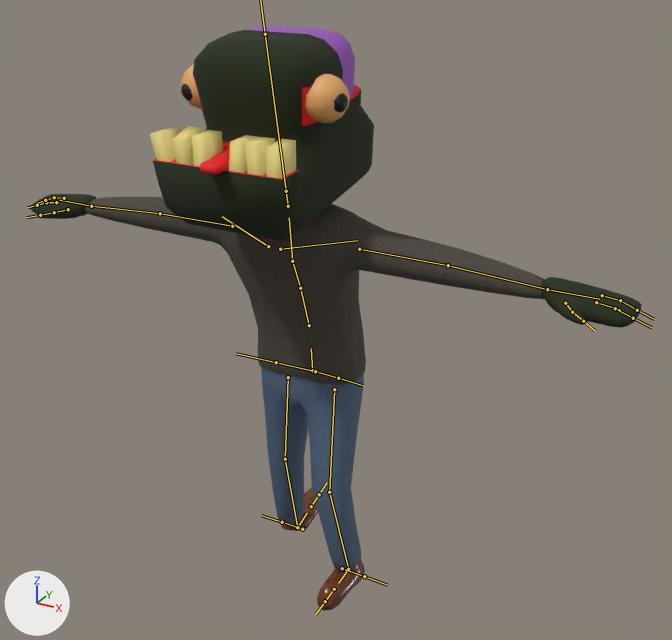
The FBX model The Last Typist 3D/Assets/3D Models/Zombie_1.fbx as it was, and as the next commit left it.
Both versions are drawn from a 50 mm camera at (1.227, -2.233, 1.911) aimed at (0.085, -0.157, 0.873). The axes (+X, +Y, +Z) are drawn at lower left. The lights are the same throughout. Both versions are drawn at frame 106 of the action 'metarig|metarigAction'; the numbers are the values there. The bones that bend it are drawn over the model as lines.

Names of what the first picture shows: 'Zombie'.
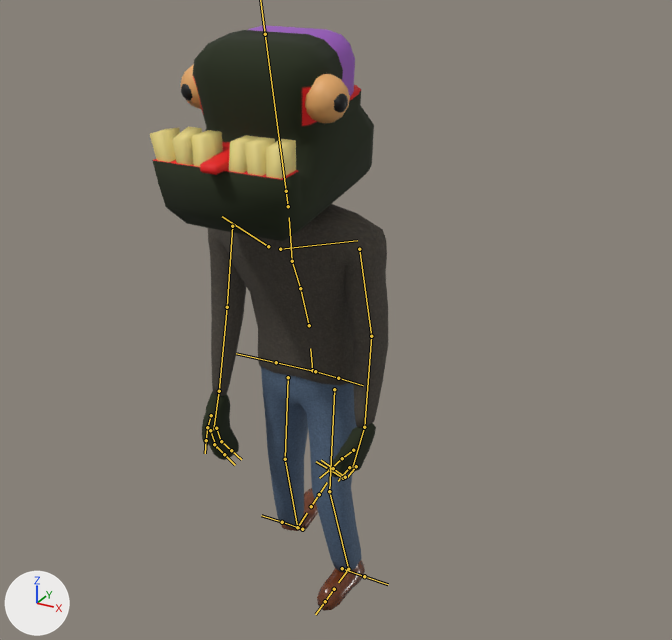
Commit message: Zombie_1 Couple of anims

Changed parts and their boxes [x1, y1, x2, y2] in the pictures (672 x 640 px):
'Zombie', posed (61% narrower): before [31, 25, 642, 611]; after [150, 25, 388, 611]
bone 'upper_arm.L', root to tip: before (359, 249) to (448, 265); after (359, 249) to (371, 336)
bone 'forearm.L', root to tip: before (448, 265) to (547, 289); after (371, 336) to (364, 427)
bone 'hand.L', root to tip: before (547, 289) to (599, 299); after (364, 427) to (352, 467)
bone 'palm.01.L', root to tip: before (596, 302) to (620, 310); after (349, 467) to (338, 481)
bone 'f_index.01.L', root to tip: before (615, 308) to (633, 318); after (343, 478) to (329, 469)
bone 'thumb.01.L', root to tip: before (565, 303) to (572, 312); after (353, 450) to (342, 458)
bone 'palm.02.L', root to tip: before (602, 295) to (620, 300); after (356, 466) to (347, 477)
bone 'f_middle.01.L', root to tip: before (620, 300) to (637, 310); after (345, 477) to (333, 468)
bone 'upper_arm.R', root to tip: before (232, 226) to (160, 213); after (232, 226) to (227, 307)
bone 'forearm.R', root to tip: before (160, 213) to (91, 206); after (227, 307) to (219, 391)
bone 'palm.01.R', root to tip: before (56, 202) to (43, 202); after (210, 430) to (216, 448)
bone 'f_index.01.R', root to tip: before (46, 202) to (37, 205); after (214, 444) to (224, 454)
bone 'thumb.01.R', root to tip: before (68, 209) to (54, 212); after (211, 415) to (207, 427)
bone 'palm.02.R', root to tip: before (64, 198) to (54, 197); after (216, 428) to (221, 441)
bone 'f_middle.01.R', root to tip: before (54, 197) to (45, 200); after (221, 441) to (231, 450)

Diff of the bpy script that builds the scene:
```diff
--- a/The Last Typist 3D/Assets/3D Models/Zombie_1.fbx.py
+++ b/The Last Typist 3D/Assets/3D Models/Zombie_1.fbx.py
@@ bone_upper_arm_l @@
 bone_upper_arm_l = bpy.data.objects['metarig'].pose.bones['upper_arm.L']  # child of 'shoulder.L'
-bone_upper_arm_l.rotation_quaternion = (1.0, 0.0, 0.0, 0.0)  # degrees (0, 0, 0)
+bone_upper_arm_l.rotation_quaternion = (0.747, 0.142, 0.013, -0.649)  # degrees (12, 12, -81)
@@ bone_forearm_l @@
 bone_forearm_l = bpy.data.objects['metarig'].pose.bones['forearm.L']  # child of 'upper_arm.L'
-bone_forearm_l.rotation_quaternion = (1.0, 0.0, 0.0, 0.0)  # degrees (0, 0, 0)
+bone_forearm_l.rotation_quaternion = (0.988, 0.152, -0.004, -0.002)  # degrees (17, 0, 0)
@@ bone_hand_l @@
 bone_hand_l = bpy.data.objects['metarig'].pose.bones['hand.L']  # child of 'forearm.L'
-bone_hand_l.rotation_quaternion = (1.0, 0.0, 0.0, 0.0)  # degrees (0, 0, 0)
+bone_hand_l.rotation_quaternion = (0.991, 0.033, -0.009, -0.126)  # degrees (4, -1, -14)
@@ bone_palm_01_l @@
 bone_palm_01_l = bpy.data.objects['metarig'].pose.bones['palm.01.L']  # child of 'hand.L'
-bone_palm_01_l.location = (0.0, 0.0, 0.0)
-bone_palm_01_l.rotation_quaternion = (1.0, 0.0, 0.001, 0.0)  # degrees (0, 0, 0)
+bone_palm_01_l.location = (0.0, -0.001, -0.001)
+bone_palm_01_l.rotation_quaternion = (0.99, 0.137, -0.001, 0.018)  # degrees (16, 0, 2)
@@ bone_f_index_01_l @@
 bone_f_index_01_l = bpy.data.objects['metarig'].pose.bones['f_index.01.L']  # child of 'palm.01.L'
-bone_f_index_01_l.location = (0.0, 0.0, 0.0)
-bone_f_index_01_l.rotation_quaternion = (1.0, 0.0, 0.0, 0.0)  # degrees (0, 0, 0)
+bone_f_index_01_l.location = (0.001, -0.005, -0.004)
+bone_f_index_01_l.rotation_quaternion = (0.838, 0.528, 0.004, 0.136)  # degrees (63, -8, 14)
@@ bone_thumb_01_l @@
 bone_thumb_01_l = bpy.data.objects['metarig'].pose.bones['thumb.01.L']  # child of 'palm.01.L'
-bone_thumb_01_l.location = (0.0, 0.0, 0.0)
-bone_thumb_01_l.rotation_quaternion = (1.0, 0.0, 0.0, 0.0)  # degrees (0, 0, 0)
+bone_thumb_01_l.location = (-0.005, 0.005, 0.006)
+bone_thumb_01_l.rotation_quaternion = (1.0, 0.0, 0.007, -0.006)  # degrees (0, 1, -1)
@@ bone_palm_02_l @@
 bone_palm_02_l = bpy.data.objects['metarig'].pose.bones['palm.02.L']  # child of 'hand.L'
-bone_palm_02_l.location = (0.0, 0.0, 0.0)
-bone_palm_02_l.rotation_quaternion = (1.0, 0.0, 0.001, 0.0)  # degrees (0, 0, 0)
+bone_palm_02_l.location = (0.0, 0.001, 0.001)
+bone_palm_02_l.rotation_quaternion = (0.99, 0.137, 0.0, 0.023)  # degrees (16, 0, 3)
@@ bone_f_middle_01_l @@
 bone_f_middle_01_l = bpy.data.objects['metarig'].pose.bones['f_middle.01.L']  # child of 'palm.02.L'
-bone_f_middle_01_l.location = (0.0, 0.0, 0.0)
-bone_f_middle_01_l.rotation_quaternion = (1.0, 0.0, 0.0, 0.0)  # degrees (0, 0, 0)
+bone_f_middle_01_l.location = (-0.001, 0.006, 0.004)
+bone_f_middle_01_l.rotation_quaternion = (0.838, 0.534, 0.02, 0.107)  # degrees (65, -5, 12)
@@ bone_upper_arm_r @@
 bone_upper_arm_r = bpy.data.objects['metarig'].pose.bones['upper_arm.R']  # child of 'shoulder.R'
-bone_upper_arm_r.rotation_quaternion = (1.0, 0.0, 0.0, 0.0)  # degrees (0, 0, 0)
+bone_upper_arm_r.rotation_quaternion = (0.745, 0.177, 0.017, 0.643)  # degrees (17, -12, 80)
@@ bone_forearm_r @@
 bone_forearm_r = bpy.data.objects['metarig'].pose.bones['forearm.R']  # child of 'upper_arm.R'
-bone_forearm_r.rotation_quaternion = (1.0, 0.0, 0.0, 0.0)  # degrees (0, 0, 0)
+bone_forearm_r.rotation_quaternion = (0.995, 0.096, -0.015, 0.019)  # degrees (11, -2, 2)
@@ bone_palm_01_r @@
 bone_palm_01_r = bpy.data.objects['metarig'].pose.bones['palm.01.R']  # child of 'hand.R'
-bone_palm_01_r.location = (0.0, 0.0, 0.0)
-bone_palm_01_r.rotation_quaternion = (1.0, 0.0, 0.0, 0.0)  # degrees (0, 0, 0)
+bone_palm_01_r.location = (0.0, 0.0, -0.002)
+bone_palm_01_r.rotation_quaternion = (0.982, 0.182, 0.04, 0.018)  # degrees (21, 4, 3)
@@ bone_f_index_01_r @@
 bone_f_index_01_r = bpy.data.objects['metarig'].pose.bones['f_index.01.R']  # child of 'palm.01.R'
-bone_f_index_01_r.location = (0.0, 0.0, 0.0)
-bone_f_index_01_r.rotation_quaternion = (1.0, 0.0, 0.0, 0.0)  # degrees (0, 0, 0)
+bone_f_index_01_r.location = (0.0, -0.001, -0.002)
+bone_f_index_01_r.rotation_quaternion = (0.979, 0.198, 0.046, -0.013)  # degrees (23, 6, 0)
@@ bone_thumb_01_r @@
 bone_thumb_01_r = bpy.data.objects['metarig'].pose.bones['thumb.01.R']  # child of 'palm.01.R'
-bone_thumb_01_r.location = (0.0, 0.0, 0.0)
+bone_thumb_01_r.location = (0.013, 0.007, 0.019)
@@ bone_palm_02_r @@
 bone_palm_02_r = bpy.data.objects['metarig'].pose.bones['palm.02.R']  # child of 'hand.R'
-bone_palm_02_r.location = (0.0, 0.0, 0.0)
-bone_palm_02_r.rotation_quaternion = (1.0, 0.0, 0.0, 0.0)  # degrees (0, 0, 0)
+bone_palm_02_r.location = (0.0, 0.0, 0.002)
+bone_palm_02_r.rotation_quaternion = (0.982, 0.183, 0.035, 0.012)  # degrees (21, 4, 2)
@@ bone_f_middle_01_r @@
 bone_f_middle_01_r = bpy.data.objects['metarig'].pose.bones['f_middle.01.R']  # child of 'palm.02.R'
-bone_f_middle_01_r.location = (0.0, 0.0, 0.0)
-bone_f_middle_01_r.rotation_quaternion = (1.0, 0.0, 0.0, 0.0)  # degrees (0, 0, 0)
+bone_f_middle_01_r.location = (0.0, 0.001, 0.002)
+bone_f_middle_01_r.rotation_quaternion = (0.979, 0.199, 0.042, -0.005)  # degrees (23, 5, 0)
```
